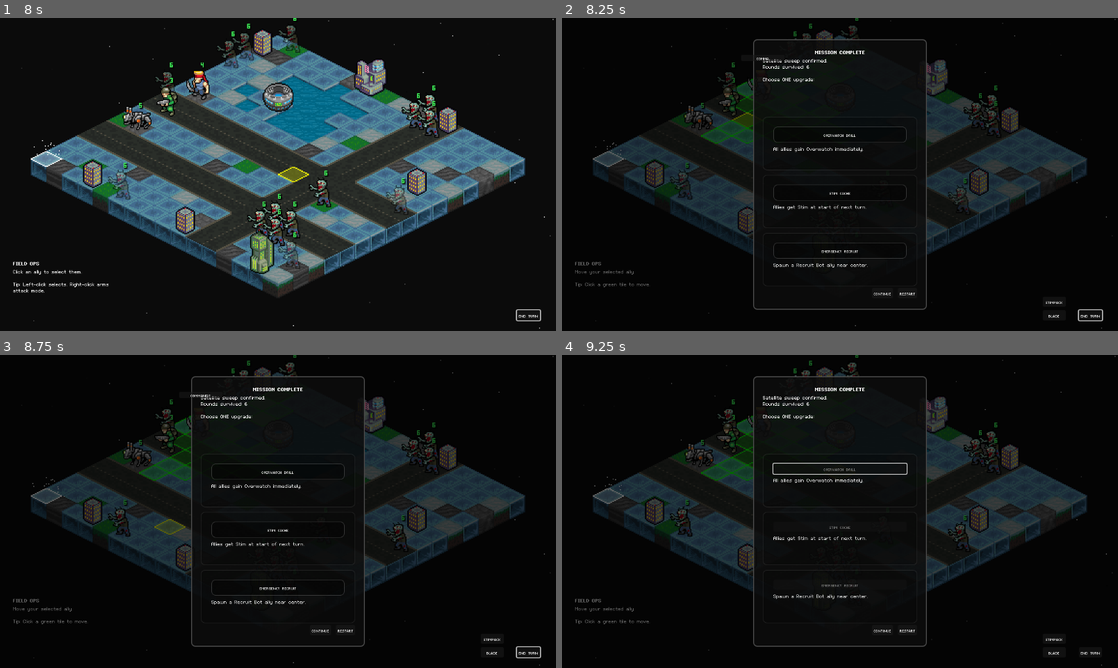
Above: before the commit, frames 1-4 (two rows, left to right).
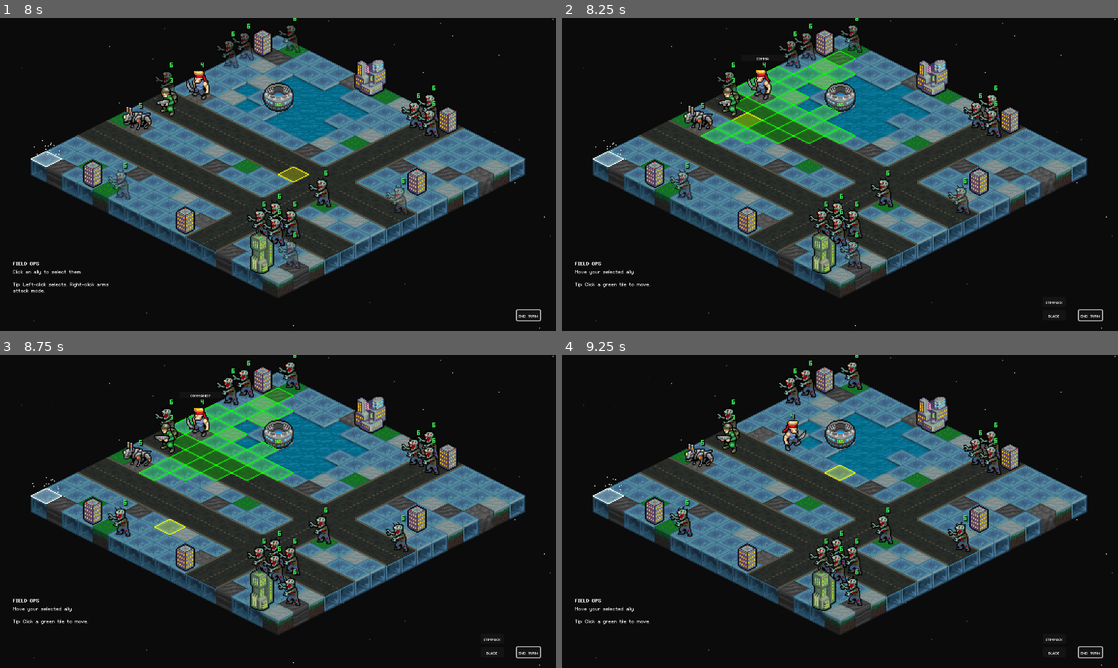
Above: after the commit, the same moments.

Repository: Tekknobot/MEKIII
Game: Godot game, scene res://scenes/Game.tscn
Two runs of this game, one before a commit and one after it. Both use one fixed random seed, a clock stepped at 60 frames per second and the inputs below.
Inputs (mouse positions are in pixels of both pictures, inside the frame that each line leads up to):
- Up to frame 1 (8 s): click "End Turn" at 0.5 s; tap Enter at 1.25 s; move the mouse to (400, 158) at 1.27 s; tap R at 1.35, 4.55, 5.85, 7.35 s; click (400, 158) at 1.42 s; tap Space (ui_select) at 1.52, 6.02 s; click "End Turn" at 2 s; click "End Turn" at 2.75 s; drag from (166, 190) to (250, 237) at 3.52 s; move the mouse to (333, 105) at 4.27 s; tap 1 at 4.35 s; click (333, 105) at 4.42 s; drag from (250, 237) to (111, 127) at 5.02 s; move the mouse to (444, 221) at 5.77 s; click (444, 221) at 5.92 s; drag from (111, 127) to (194, 96) at 6.52 s; move the mouse to (305, 174) at 7.27 s; click (305, 174) at 7.42 s
- Up to frame 2 (8.25 s): drag from (756, 96) to (728, 190) at 8.02 s
- Up to frame 3 (8.75 s): no input
- Up to frame 4 (9.25 s): click (840, 470) at 8.75 s, where only the run before the commit has a clickable "OVERWATCH DRILL"

Frame 1 is identical in both runs. In frame 2, 38% of the frame differs, in the area x 2-100%, y 0-100%; in frame 3, 38%; in frame 4, 38%.
Error in both runs: Invalid type in function '_play_idle_anim' in base 'Node2D (MapController)'. The Object-derived class of argument 1 (previously freed) is not a subclass of the…

Commit message:
Upgrades working.

Diff:
--- a/project.godot
+++ b/project.godot
@@ -16,6 +16,10 @@
 boot_splash/bg_color=Color(0.044557855, 0.044557855, 0.044557832, 1)
 config/icon="res://icon.svg"
 
+[autoload]
+
+RunStateNode="*res://scripts/RunState.gd"
+
 [display]
 
 window/size/mode=3
--- /dev/null
+++ b/scripts/RunState.gd
@@ -0,0 +1,15 @@
+# res://scripts/RunState.gd
+extends Node
+class_name RunState
+
+var run_upgrades: Array[StringName] = []
+
+func clear():
+	run_upgrades.clear()
+
+func add_upgrade(id: StringName):
+	if not run_upgrades.has(id):
+		run_upgrades.append(id)
+
+func has_upgrade(id: StringName) -> bool:
+	return run_upgrades.has(id)
--- a/scripts/end_game_panel_runtime.gd
+++ b/scripts/end_game_panel_runtime.gd
@@ -31,6 +31,9 @@
 var restart_button: Button
 
 var _shown_upgrades: Array = []   # Array[Dictionary] {id,title,desc}
+
+var _picked := false
+var _picked_upgrade: StringName = &""
 
 func _ready() -> void:
 	_build_ui()
@@ -221,20 +224,23 @@
 	continue_button = Button.new()
 	continue_button.name = "Continue"
 	continue_button.text = "Continue"
+	continue_button.disabled = true  # locked until upgrade picked
 	continue_button.pressed.connect(func():
+		if not _picked:
+			return
 		emit_signal("continue_pressed")
 		hide_panel()
 	)
 	footer.add_child(continue_button)
 
-	restart_button = Button.new()
-	restart_button.name = "Restart"
-	restart_button.text = "Restart"
-	restart_button.pressed.connect(func():
-		emit_signal("restart_pressed")
-		hide_panel()
-	)
-	footer.add_child(restart_button)
+	#restart_button = Button.new()
+	#restart_button.name = "Restart"
+	#restart_button.text = "Restart"
+	#restart_button.pressed.connect(func():
+	#	emit_signal("restart_pressed")
+	#	hide_panel()
+	#)
+	#footer.add_child(restart_button)
 
 	# Apply font overrides after all nodes exist
 	refresh_fonts()
@@ -244,12 +250,20 @@
 # -------------------------
 func show_win(rounds_survived: int, upgrades: Array) -> void:
 	_shown_upgrades = upgrades
+
+	_picked = false
+	_picked_upgrade = &""
+	if continue_button != null:
+		continue_button.disabled = true
+
 	if title_label != null:
 		title_label.text = "MISSION COMPLETE"
 	if body_label != null:
 		body_label.text = "Satellite sweep confirmed.\nRounds survived: %d\n\nChoose ONE upgrade:" % rounds_survived
+
 	_apply_upgrade_ui()
 	show_panel()
+
 
 func show_loss(msg: String) -> void:
 	_shown_upgrades = []
@@ -287,6 +301,15 @@
 	# lock after pick
 	for b in upgrade_buttons:
 		b.disabled = true
+
+	_picked = true
+	_picked_upgrade = id
+
+	RunStateNode.add_upgrade(id)
+
+	# allow continue now
+	if continue_button != null:
+		continue_button.disabled = false
 
 	emit_signal("upgrade_selected", id)
 
--- a/scripts/game.gd
+++ b/scripts/game.gd
@@ -93,6 +93,15 @@
 
 var _start_max_zombies := 0
 
+func add_upgrade(id: StringName) -> void:
+	RunStateNode.add_upgrade(id)
+
+func has_upgrade(id: StringName) -> bool:
+	return RunStateNode.has_upgrade(id)
+
+func clear_upgrades() -> void:
+	RunStateNode.clear()
+
 func _ready() -> void:
 	_start_max_zombies = map_controller.max_zombies
 
@@ -144,9 +153,13 @@
 
 	spawn_structures()
 
+	# Re-setup + respawn units
 	map_controller.setup(self)
 	map_controller.spawn_units()
 
+	# ✅ IMPORTANT: after regen, tell TurnManager units exist again
+	if turn_manager != null and is_instance_valid(turn_manager):
+		turn_manager.on_units_spawned()
 
 # -------------------------------------------------
 # Map Generation (terrain only)
--- a/scripts/map_controller.gd
+++ b/scripts/map_controller.gd
@@ -548,6 +548,8 @@
 
 	print("Spawned allies:", ally_count, "zombies:", max_zombies)
 
+	apply_run_upgrades()
+
 	# ✅ Now that units exist, auto-select + update buttons
 	if TM != null and TM.has_method("on_units_spawned"):
 		TM.on_units_spawned()
@@ -3968,3 +3970,54 @@
 	# keep marker in sync
 	_clear_beacon_marker()     # ensures old marker is removed if any
 	_ensure_beacon_marker()    # spawns marker at new beacon_cell (and pulses if ready)
+
+func apply_run_upgrades() -> void:
+	var upgrades: Array[StringName] = RunStateNode.run_upgrades
+	if upgrades.is_empty():
+		return
+	else:
+		# fallback for old behavior if you want
+		if game_ref != null and is_instance_valid(game_ref) and ("run_upgrades" in game_ref):
+			upgrades = game_ref.run_upgrades
+
+	if upgrades.is_empty():
+		return
+
+	for u in get_all_units():
+		if u == null or not is_instance_valid(u):
+			continue
+		if u.team != Unit.Team.ALLY:
+			continue
+
+		for id in upgrades:
+			match id:
+				&"all_hp_plus_1":
+					u.max_hp += 1
+					u.hp = min(u.hp + 1, u.max_hp)
+				&"all_move_plus_1":
+					u.move_range += 1
+				&"all_dmg_plus_1":
+					u.attack_damage += 1
+
+				&"soldier_move_plus_1":
+					if u is Human: u.move_range += 1
+				&"soldier_range_plus_1":
+					if u is Human: u.attack_range += 1
+				&"soldier_dmg_plus_1":
+					if u is Human: u.attack_damage += 1
+
+				&"merc_move_plus_1":
+					if u is HumanTwo: u.move_range += 1
+				&"merc_range_plus_1":
+					if u is HumanTwo: u.attack_range += 1
+				&"merc_dmg_plus_1":
+					if u is HumanTwo: u.attack_damage += 1
+
+				&"dog_hp_plus_2":
+					if u is Mech:
+						u.max_hp += 2
+						u.hp = min(u.hp + 2, u.max_hp)
+				&"dog_move_plus_1":
+					if u is Mech: u.move_range += 1
+				&"dog_dmg_plus_1":
+					if u is Mech: u.attack_damage += 1
--- a/scripts/turnmanager.gd
+++ b/scripts/turnmanager.gd
@@ -47,6 +47,8 @@
 @export var end_game_panel_script: Script
 
 var end_panel: EndGamePanelRuntime
+
+@export var end_game_panel_path: NodePath
 
 func _ready() -> void:
 	end_panel = EndGamePanelRuntime.new()
--- a/scripts/tutorial_manager.gd
+++ b/scripts/tutorial_manager.gd
@@ -64,7 +64,6 @@
 	# If nothing is hooked, still show the first hint so you notice
 	call_deferred("_show_step")
 
-
 func _show_step() -> void:
 	match step:
 		Step.INTRO_SELECT:
@@ -107,8 +106,6 @@
 				"Zombies cleared!\nYou WIN!",
 				"FIELD OPS"
 			)
-
-
 		Step.DONE:
 			_hide_toast()
 
@@ -169,7 +166,7 @@
 		"ally_selected":
 			if step == Step.INTRO_SELECT:
 				_advance(Step.INTRO_MOVE)
-				_on_you_win()
+				#_on_you_win()
 
 		"ally_moved":
 			if step == Step.INTRO_MOVE:
@@ -287,13 +284,44 @@
 			# fallback: just make it visible
 			end_panel.visible = true
 
+	if end_panel != null and is_instance_valid(end_panel):
+		if end_panel.has_signal("continue_pressed"):
+			end_panel.continue_pressed.connect(func():
+				if M != null and is_instance_valid(M) and M.game_ref != null and is_instance_valid(M.game_ref):
+					var G = M.game_ref
+					if G.has_method("regenerate_map"):
+						G.call("regenerate_map")
+			)
+
 func _roll_3_upgrades() -> Array:
 	var pool: Array = [
-		{"id": &"hp_plus_1", "title": "ARMOR PLATING", "desc": "+1 Max HP to all allies (heal +1 too)."},
-		{"id": &"beacon_cheaper", "title": "SIGNAL BOOST", "desc": "Beacon needs 1 fewer floppy disk (min 1)."},
-		{"id": &"recruit_now", "title": "EMERGENCY RECRUIT", "desc": "Spawn a Recruit Bot ally near center."},
-		{"id": &"overwatch_drill", "title": "OVERWATCH DRILL", "desc": "All allies gain Overwatch immediately."},
-		{"id": &"stim_pack", "title": "STIM CACHE", "desc": "Allies get Stim at start of next turn."},
+		# -------------------------
+		# GLOBAL TEAM UPGRADES
+		# -------------------------
+		{"id": &"all_hp_plus_1", "title": "ARMOR PLATING", "desc": "+1 Max HP to all allies."},
+		{"id": &"all_move_plus_1", "title": "FIELD DRILLS", "desc": "+1 Move to all allies."},
+		{"id": &"all_dmg_plus_1", "title": "HOT LOADS", "desc": "+1 Attack Damage to all allies."},
+
+		# -------------------------
+		# SOLDIER (Human)
+		# -------------------------
+		{"id": &"soldier_move_plus_1", "title": "SPRINT TRAINING", "desc": "+1 Move for Soldier."},
+		{"id": &"soldier_range_plus_1", "title": "MARKSMAN KIT", "desc": "+1 Attack Range for Soldier."},
+		{"id": &"soldier_dmg_plus_1", "title": "HOLLOW POINTS", "desc": "+1 Damage for Soldier."},
+
+		# -------------------------
+		# MERCENARY (HumanTwo)
+		# -------------------------
+		{"id": &"merc_move_plus_1", "title": "QUICK CONTRACT", "desc": "+1 Move for Mercenary."},
+		{"id": &"merc_range_plus_1", "title": "LONG SIGHT", "desc": "+1 Attack Range for Mercenary."},
+		{"id": &"merc_dmg_plus_1", "title": "OVERCHARGED ROUNDS", "desc": "+1 Damage for Mercenary."},
+
+		# -------------------------
+		# ROBODOG (Mech)
+		# -------------------------
+		{"id": &"dog_hp_plus_2", "title": "REINFORCED ARMOR", "desc": "+2 Max HP for Robodog."},
+		{"id": &"dog_move_plus_1", "title": "HYDRAULIC LEGS", "desc": "+1 Move for Robodog."},
+		{"id": &"dog_dmg_plus_1", "title": "SERVO STRIKE", "desc": "+1 Damage for Robodog."},
 	]
 
 	var picked: Array = []
@@ -301,4 +329,5 @@
 		var i := randi() % pool.size()
 		picked.append(pool[i])
 		pool.remove_at(i)
+
 	return picked
Not shown, added: scripts/RunState.gd.uid
